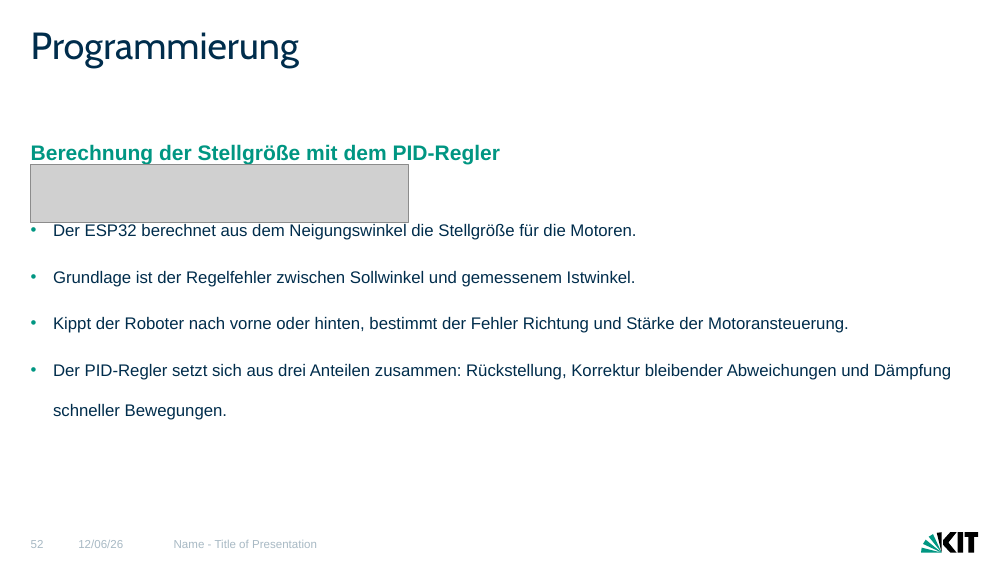
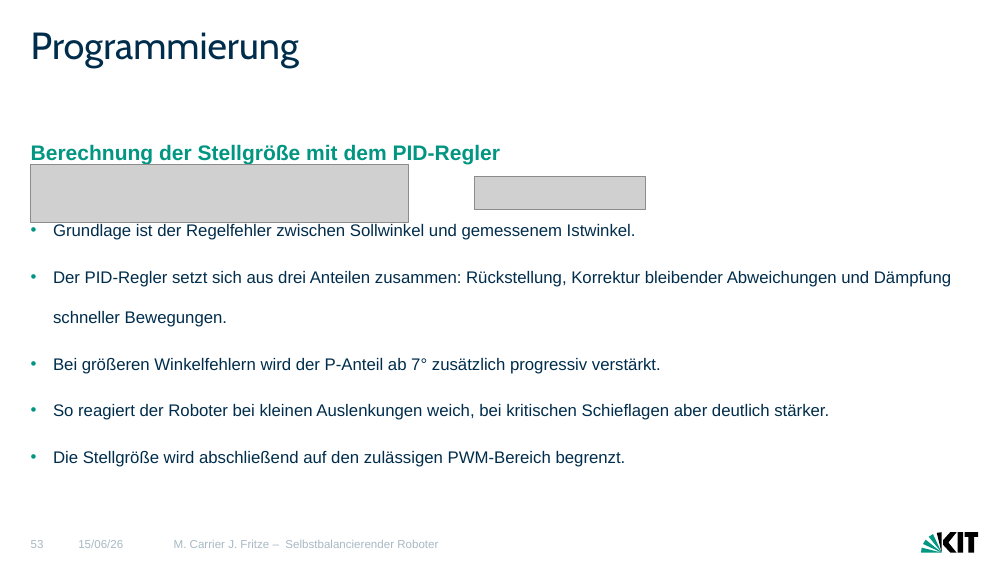
Before and after one commit to MCITBA/Lok_Prak_Rob, a slide deck: slide 53 of Finale_Präsentation_erw.pptx (slide 52 before the commit). Drawn at 1008x567 pixels with LibreOffice and Linux fonts; fonts in the diff are those of the drawing; grey boxes stand for pictures. Boxes give left, top, right and bottom in pixels: in the first picture for what was removed or moved away, otherwise in the second. Text is boxed around its words. In the diff, an @@ line names an element or a change of style, - is before the commit and + after.

```diff
--- a/Finale_Präsentation_erw.pptx
+++ b/Finale_Präsentation_erw.pptx
@@ picture added at [474,177,646,209] @@
@@ text at [53,222,636,240]: paragraph removed @@
-  • Der ESP32 berechnet aus dem Neigungswinkel die Stellgröße für die Motoren.
@@ text at [53,317,849,333]: paragraph removed @@
-  • Kippt der Roboter nach vorne oder hinten, bestimmt der Fehler Richtung und Stärke der Motoransteuerung.
@@ text at [53,358,829,467]: paragraphs added @@
+  • Bei größeren Winkelfehlern wird der P-Anteil ab 7° zusätzlich progressiv verstärkt.
+  • So reagiert der Roboter bei kleinen Auslenkungen weich, bei kritischen Schieflagen aber deutlich stärker.
+  • Die Stellgröße wird abschließend auf den zulässigen PWM-Bereich begrenzt.
@@ text at [174,540,438,548]: text changed @@
-Name - Title of Presentation
+M. Carrier J. Fritze – Selbstbalancierender Roboter
```
Also in this commit, not shown: 51 other slides changed, 4 slides added, 2 slides removed.
